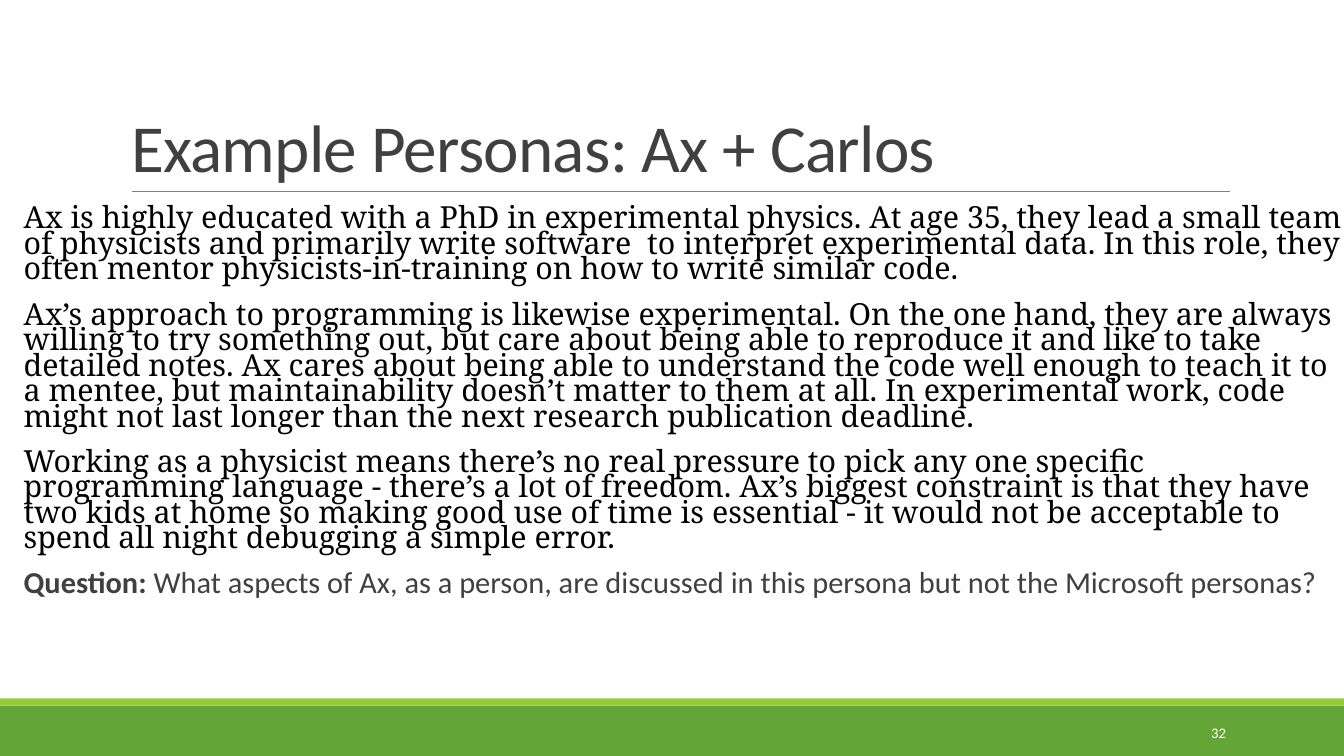
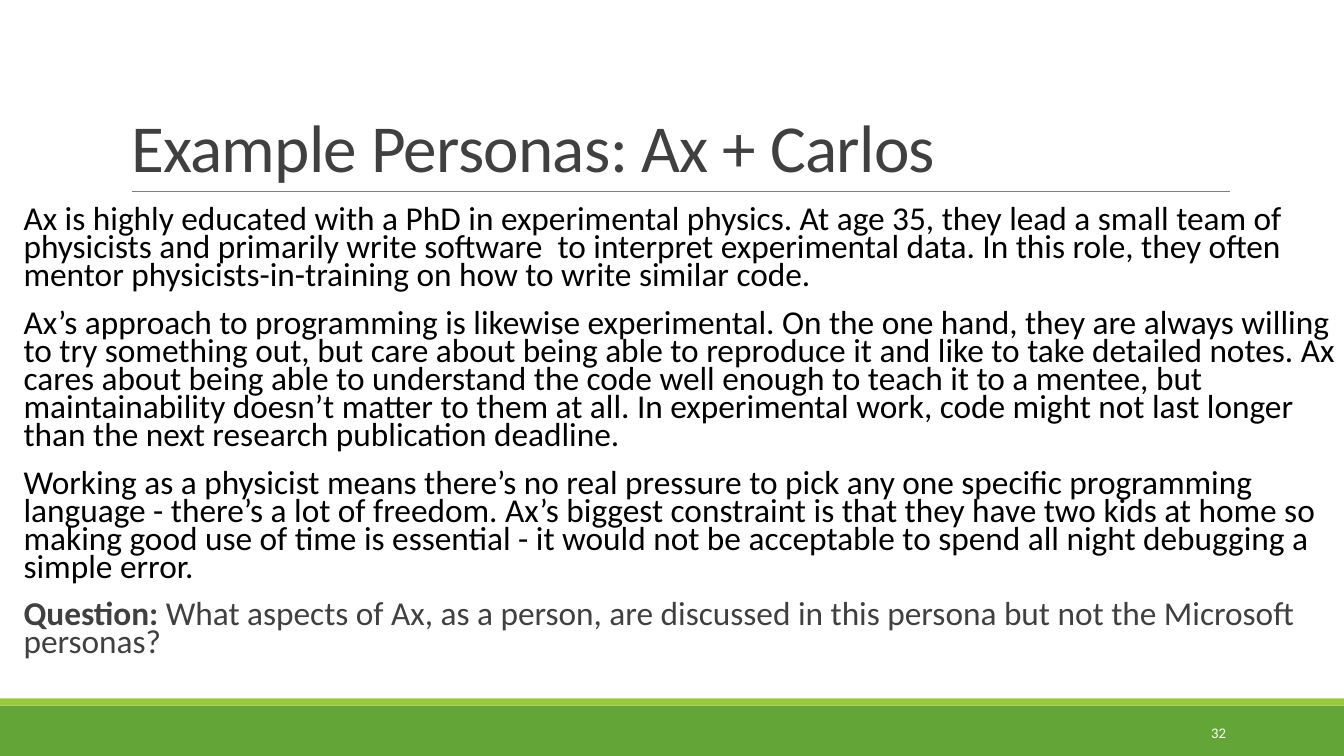
Before and after one commit to rbohrer/pl-course, a slide deck: slide 32 of LectureSlides/08Design1.pptx. Drawn at 1344x756 pixels with LibreOffice and Linux fonts; fonts in the diff are those of the drawing. Boxes give left, top, right and bottom in pixels: in the first picture for what was removed or moved away, otherwise in the second. Text is boxed around its words. In the diff, an @@ line names an element or a change of style, - is before the commit and + after.

```diff
--- a/LectureSlides/08Design1.pptx
+++ b/LectureSlides/08Design1.pptx
@@ text "Ax is highly educated with ..." at bbox=[24, 207, 1335, 659]: size 21.7 to 23.8 pt, font Noto Serif to Calibri @@
```
Also in this commit, not shown: 3 other slides changed, 6 other files.
